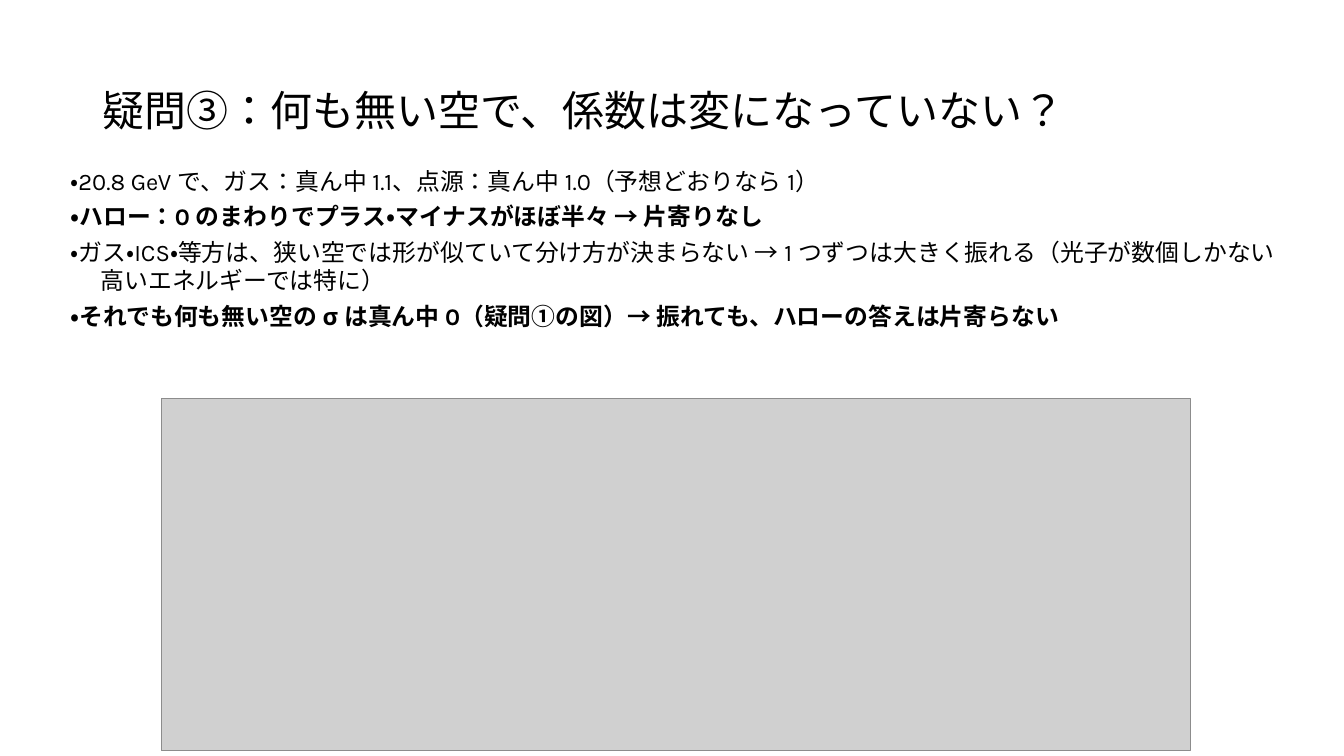
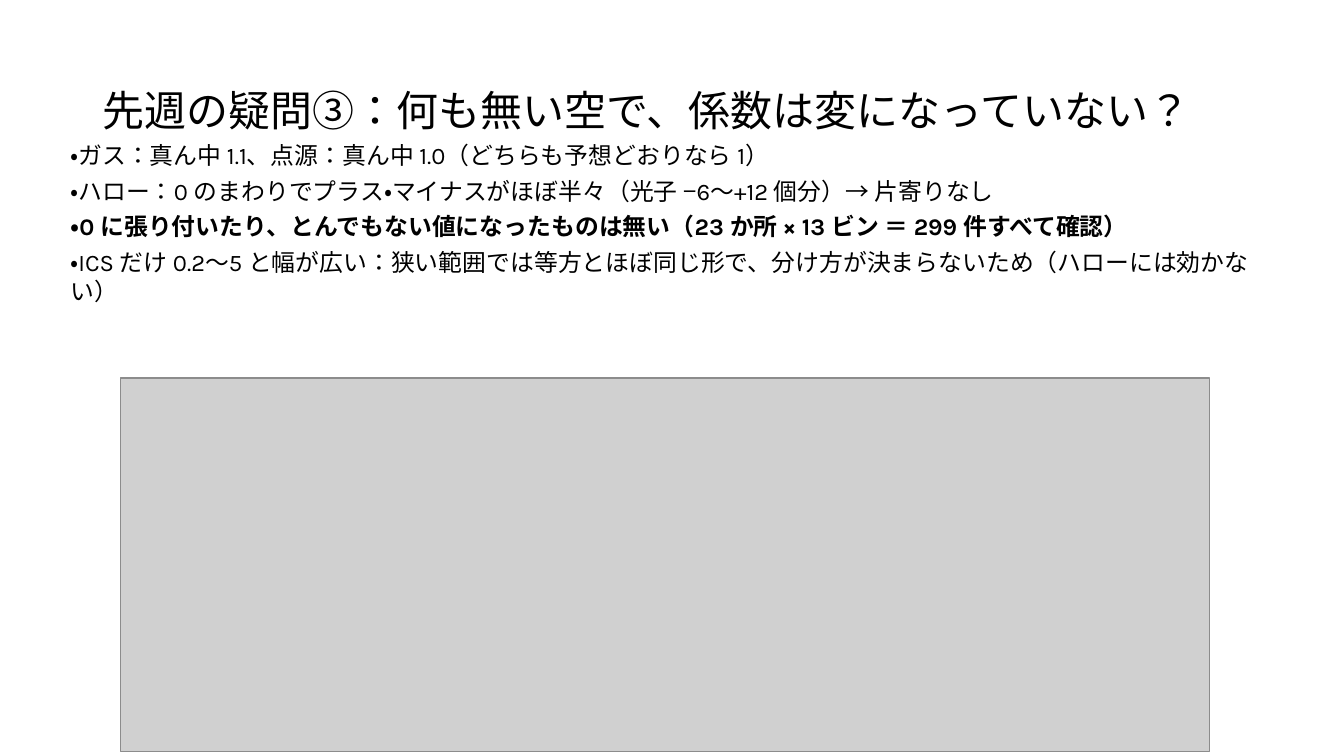
Before and after one commit to Mikann20041029/darkmatter-slides, a slide deck: slide 5 of slides/2026-10-09_研究報告_10枚版.pptx. Drawn at 1344x756 pixels with LibreOffice and Linux fonts; fonts in the diff are those of the drawing; grey boxes stand for pictures. Boxes give left, top, right and bottom in pixels: in the first picture for what was removed or moved away, otherwise in the second. Text is boxed around its words. In the diff, an @@ line names an element or a change of style, - is before the commit and + after.

```diff
--- a/slides/2026-10-09_研究報告_10枚版.pptx
+++ b/slides/2026-10-09_研究報告_10枚版.pptx
@@ title at (x1=102, y1=90, x2=1190, y2=130): text changed @@
-疑問③：何も無い空で、係数は変になっていない？
+先週の疑問③：何も無い空で、係数は変になっていない？
@@ text at (x1=70, y1=143, x2=1248, y2=302): text changed @@
-・20.8 GeV で、ガス：真ん中 1.1、点源：真ん中 1.0（予想どおりなら 1）
-・ハロー：0 のまわりでプラス・マイナスがほぼ半々 → 片寄りなし
-・ガス・ICS・等方は、狭い空では形が似ていて分け方が決まらない → 1 つずつは大きく振れる（光子が数個しかない高いエネルギーでは特に）
-・それでも何も無い空の σ は真ん中 0（疑問①の図）→ 振れても、ハローの答えは片寄らない
+・ガス：真ん中 1.1、点源：真ん中 1.0（どちらも予想どおりなら 1）
+・ハロー：0 のまわりでプラス・マイナスがほぼ半々（光子 −6〜+12 個分）→ 片寄りなし
+・0 に張り付いたり、とんでもない値になったものは無い（23 か所 × 13 ビン ＝ 299 件すべて確認）
+・ICS だけ 0.2〜5 と幅が広い：狭い範囲では等方とほぼ同じ形で、分け方が決まらないため（ハローには効かない）
@@ picture resized from (x1=161, y1=398, x2=1191, y2=751) to (x1=121, y1=378, x2=1210, y2=751) @@
```
Also in this commit, not shown: 8 other slides changed.
